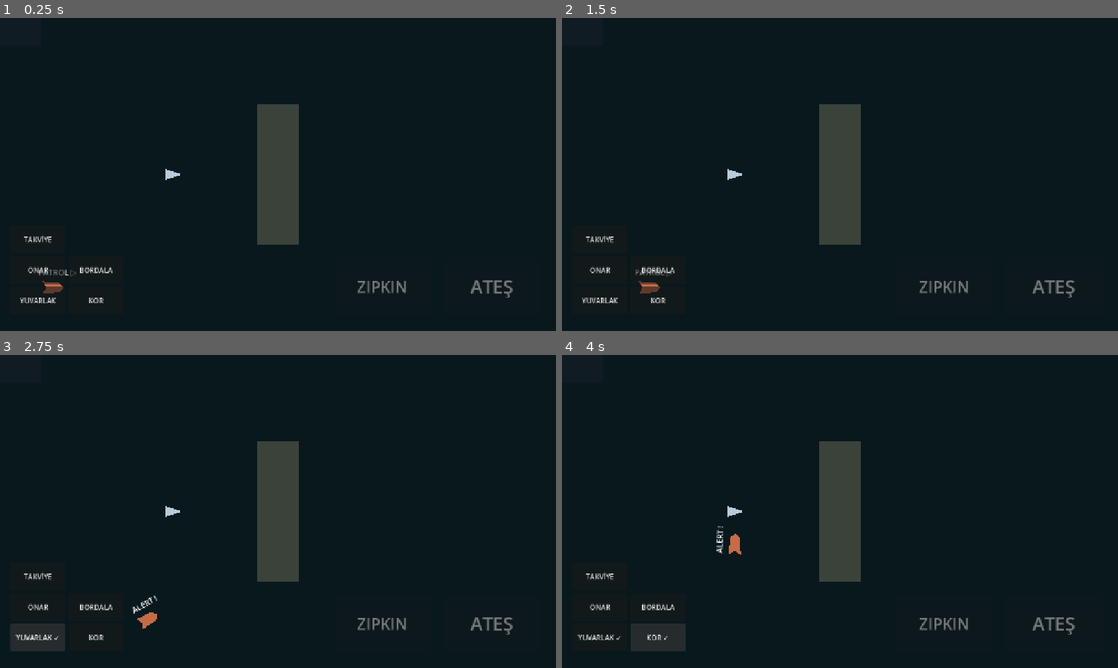
Above: before the commit, frames 1-4 (two rows, left to right).
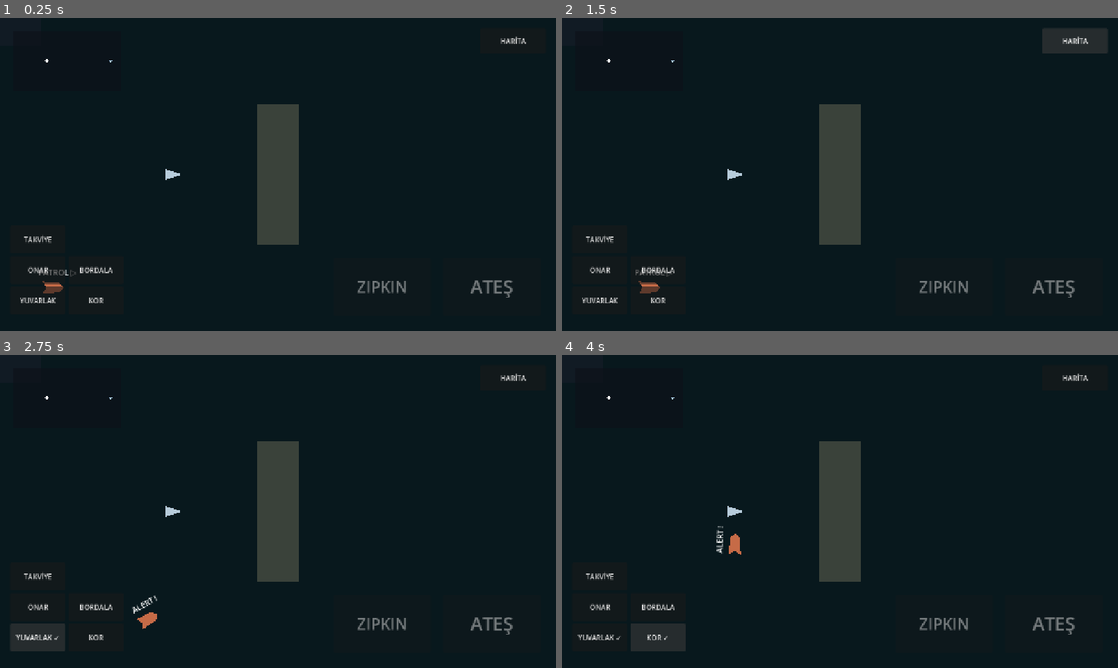
Above: after the commit, the same moments.

Repository: TheOsmanYILDIRIM/SeaCraft
Game: Godot game, scene res://src/presentation/bootstrap.tscn
Same seed, same stepped clock (60 frames per second), same inputs: the game is played once before the commit and once after it.
Inputs (mouse positions are in pixels of both pictures, inside the frame that each line leads up to):
- Up to frame 1 (0.25 s): no input
- Up to frame 2 (1.5 s): click (1073, 39) at 0.5 s, where only the run after the commit has a clickable "HARİTA"; click (1073, 39) at 1.25 s, where only the run after the commit has a clickable "KAPAT"
- Up to frame 3 (2.75 s): click "YUVARLAK" at 2 s
- Up to frame 4 (4 s): click "YUVARLAK ✓" at 2.75 s; click "KOR" at 3.5 s

The runs differ from the first frame. In frame 1, less than 0.1% of the frame differs, in the area x 8-95%, y 5-15%; in frame 2, 0.9%, in the area x 8-98%, y 3-15%; in frame 3, less than 0.1%; in frame 4, less than 0.1%.

Commit message:
feat(core03): wire runtime rebinding and lightweight maps into gameplay

Diff:
--- a/src/presentation/bootstrap.gd
+++ b/src/presentation/bootstrap.gd
@@ -27,6 +27,10 @@
 var _pending_loot_state: Dictionary = {}
 var _pending_combat: Dictionary = {}
 var _core_buttons: Array[CombatFireButton] = []
+var _map_overlay: SectorMapOverlay
+var _map_button: Button
+var _world_map_open := false
+var _sector_geometry: Node2D
 const ROUND_AMMO := "ammo.core_round"
 const EMBER_AMMO := "ammo.core_ember"
 const CORE_STOCK := {CoreCombatRules.ROUND: 40, CoreCombatRules.EMBER: 20, CoreCombatRules.STOWED: 8}
@@ -90,6 +94,13 @@
 	if _fire_control == null:
 		_block_boot({"status": "combat_setup_failed"})
 		return
+	var brains: Array[NpcBrain] = []
+	if _npc_brain != null:
+		brains.append(_npc_brain)
+	if not _world.bind_runtime(SectorRuntimeBinding.new(_combat, _loot, _world_objects, brains)):
+		_block_boot({"status": "sector_runtime_binding_failed"})
+		return
+	_setup_map_ui()
 	print(BOOT_MARKER)
 
 
@@ -102,6 +113,8 @@
 		_combat.advance_tick()
 	var position_now := _ship_motor.global_position
 	_world.active().move_entity(FoundationSector.PLAYER, position_now)
+	if _map_overlay != null:
+		_map_overlay.set_player_world_position(position_now)
 	if _npc_motor != null and _combat != null and _combat.is_alive(PRACTICE_TARGET):
 		_world.active().move_entity(PRACTICE_TARGET, _npc_motor.global_position)
 	if _npc_brain != null:
@@ -160,11 +173,22 @@
 	cannon.reload_seconds = 1.25
 	cannon.accuracy = 0.92
 	cannon.crit_chance = 0.15
-	if not sector.navigation.accessible(PRACTICE_POSITION) or not sector.register_entity(PRACTICE_TARGET, PRACTICE_POSITION):
-		push_error("VS-02 NPC placement failed")
-		return
-	if not _combat.register(FoundationSector.PLAYER, "faction.player", 100.0, cannon) or not _combat.register(PRACTICE_TARGET, "faction.practice_hostile", 75.0, null, 4.0, 0.05):
-		push_error("VS-02 combat roster setup failed")
+	var practice_active := sector.sector_id == FoundationSector.ID
+	var practice_position := sector.entity_position(PRACTICE_TARGET)
+	if practice_active and not practice_position.is_finite():
+		if not sector.navigation.accessible(PRACTICE_POSITION) or not sector.register_entity(PRACTICE_TARGET, PRACTICE_POSITION):
+			push_error("VS-02 NPC placement failed")
+			return
+		practice_position = PRACTICE_POSITION
+	if not _combat.register(FoundationSector.PLAYER, "faction.player", 100.0, cannon):
+		push_error("VS-02 player combat roster setup failed")
+		return
+	if practice_active:
+		if not _combat.register(PRACTICE_TARGET, "faction.practice_hostile", 75.0, null, 4.0, 0.05):
+			push_error("VS-02 combat roster setup failed")
+			return
+	elif not _combat.register_dormant(PRACTICE_TARGET, "faction.practice_hostile", 75.0, FoundationSector.ID, PRACTICE_POSITION):
+		push_error("VS-02 dormant combat roster setup failed")
 		return
 
 	_npc_motor = ShipMotor.new()
@@ -173,7 +197,7 @@
 	_npc_motor.collision_mask = FoundationSector.COAST_LAYER
 	_npc_motor.process_physics_priority = -1
 	add_child(_npc_motor)
-	_npc_motor.global_position = PRACTICE_POSITION
+	_npc_motor.global_position = practice_position if practice_position.is_finite() else PRACTICE_POSITION
 
 	_practice_marker = Polygon2D.new()
 	_practice_marker.polygon = PackedVector2Array([
@@ -229,7 +253,9 @@
 		return
 	if _pending_combat.has("npc_motion"):
 		var motion: Variant = _pending_combat["npc_motion"]
-		if not ShipMotor.valid_save_motion(motion) or not sector.move_entity(PRACTICE_TARGET, Vector2(motion["x"], motion["y"])):
+		if not ShipMotor.valid_save_motion(motion):
+			return
+		if practice_active and not sector.move_entity(PRACTICE_TARGET, Vector2(motion["x"], motion["y"])):
 			return
 		_npc_motor.restore_save_motion(motion)
 	if _pending_combat.has("npc_ai") and not _npc_brain.restore_state(_pending_combat["npc_ai"]):
@@ -238,11 +264,9 @@
 		return
 	if not _ai_scheduler.register_brain(_npc_brain, (NPC_TUNING as NpcAiTuning).decision_interval_ticks, 0):
 		return
-	if not _combat.is_alive(PRACTICE_TARGET):
+	if _combat.hull(PRACTICE_TARGET) <= 0.0:
 		_npc_brain.mark_sunk()
-		_npc_motor.set_physics_process(false)
-		_practice_marker.hide()
-		_npc_presenter.hide()
+	_sync_sector_local_presentation()
 	_loot.drop_created.connect(_on_loot_drop_created)
 	_loot.drop_claimed.connect(_on_loot_drop_claimed)
 
@@ -469,24 +493,106 @@
 		return
 	_last_attempt_ms = Time.get_ticks_msec()
 	var loot_state := _loot.snapshot_state() if _loot != null else SaveSnapshot.empty_loot_state()
-	var authority_state: Dictionary = {}
+	var authority_state: Dictionary = {"sector_world": _world.snapshot_state(FoundationSector.PLAYER)}
 	if _combat != null and _npc_brain != null:
-		authority_state = {
+		authority_state.merge({
 			"combat": _combat.snapshot_state(),
 			"npc_motion": _npc_motor.capture_save_motion(),
 			"npc_ai": _npc_brain.persistence_state(),
 			"scheduler": _ai_scheduler.snapshot_state(),
 			"world": _world_objects.snapshot_state() if _world_objects != null else {"objects": [], "claimed_ids": [], "processed_spawns": []},
-		}
+		}, true)
 	var dto := _save_service.create_snapshot(sector, FoundationSector.PLAYER, _ship_motor, _streams, SaveSnapshot.LOCAL, _session_id, loot_state, authority_state)
 	save_status = _save_service.save_if_dirty(dto)
 
 
 
+func request_sector_transition(gate_id: String) -> Dictionary:
+	if _world == null or active_sector() == null:
+		return {"accepted": false, "reason": "no_active_sector", "from_sector": "", "to_sector": "", "gate_id": gate_id, "entry_anchor": ""}
+	_world.active().move_entity(FoundationSector.PLAYER, _ship_motor.global_position)
+	var result := _world.request_transition(_authority, FoundationSector.PLAYER, gate_id)
+	if not result["accepted"]:
+		return result
+	_ship_motor.global_position = _world.active().entity_position(FoundationSector.PLAYER)
+	_ship_motor.cancel_target()
+	_build_sector_geometry(_world.active())
+	_sync_sector_local_presentation()
+	if _map_overlay != null:
+		_map_overlay.configure_minimap(_world.active().presentation_snapshot(), _ship_motor.global_position)
+	_save_service.mark_dirty()
+	request_checkpoint()
+	return result
+
+
+func _sync_sector_local_presentation() -> void:
+	if _npc_motor == null or _combat == null:
+		return
+	var active_now := _combat.is_alive(PRACTICE_TARGET)
+	_npc_motor.set_physics_process(active_now)
+	if active_now:
+		var position := _world.active().entity_position(PRACTICE_TARGET)
+		if position.is_finite():
+			_npc_motor.global_position = position
+		_practice_marker.show()
+		_npc_presenter.show()
+	else:
+		_practice_marker.hide()
+		_npc_presenter.hide()
+
+
+func _setup_map_ui() -> void:
+	_map_overlay = SectorMapOverlay.new()
+	_map_overlay.name = "Core03MapOverlay"
+	_map_overlay.mouse_filter = Control.MOUSE_FILTER_STOP
+	$UI.add_child(_map_overlay)
+	_map_overlay.configure_minimap(_world.active().presentation_snapshot(), _ship_motor.global_position)
+	_map_button = Button.new()
+	_map_button.name = "Core03MapButton"
+	_map_button.text = "HARİTA"
+	_map_button.focus_mode = Control.FOCUS_NONE
+	_map_button.mouse_filter = Control.MOUSE_FILTER_STOP
+	_map_button.pressed.connect(_toggle_world_map)
+	$UI.add_child(_map_button)
+	get_viewport().size_changed.connect(_layout_map_ui)
+	_layout_map_ui()
+
+
+func _toggle_world_map() -> void:
+	_world_map_open = not _world_map_open
+	var input: GameplayInputController = $InputController
+	input.set_world_input_blocked(_world_map_open)
+	if _world_map_open:
+		_map_overlay.configure_world(_world.world_graph_snapshot(), _world.active().sector_id)
+	else:
+		_map_overlay.configure_minimap(_world.active().presentation_snapshot(), _ship_motor.global_position)
+	_map_overlay.set_world_view(_world_map_open)
+	_map_button.text = "KAPAT" if _world_map_open else "HARİTA"
+	_layout_map_ui()
+
+
+func _layout_map_ui() -> void:
+	if _map_overlay == null or _map_button == null:
+		return
+	var viewport_size := get_viewport_rect().size
+	const SAFE_MARGIN := 24.0
+	if _world_map_open:
+		_map_overlay.position = Vector2(SAFE_MARGIN, SAFE_MARGIN)
+		_map_overlay.size = (viewport_size - Vector2(SAFE_MARGIN * 2.0, SAFE_MARGIN * 2.0)).max(Vector2(160, 120))
+	else:
+		_map_overlay.position = Vector2(SAFE_MARGIN, SAFE_MARGIN)
+		_map_overlay.size = Vector2(260, 150).min(viewport_size - Vector2(SAFE_MARGIN * 2.0, SAFE_MARGIN * 2.0))
+	_map_button.size = Vector2(150, 58)
+	_map_button.position = Vector2(maxf(SAFE_MARGIN, viewport_size.x - _map_button.size.x - SAFE_MARGIN), SAFE_MARGIN)
+
+
 func _build_sector_geometry(sector: SectorRuntime) -> void:
+	if _sector_geometry != null:
+		_sector_geometry.queue_free()
 	var geometry := Node2D.new()
 	geometry.name = "ActiveSectorGeometry"
 	geometry.z_index = -1
+	_sector_geometry = geometry
 	add_child(geometry)
 	_add_rectangle(geometry, sector.bounds, Color(0.035, 0.095, 0.115))
 	for obstacle in sector.navigation.obstacle_rects():
--- a/src/presentation/map/sector_map_overlay.gd
+++ b/src/presentation/map/sector_map_overlay.gd
@@ -10,6 +10,7 @@
 var _player_world := Vector2.ZERO
 var _pan := Vector2.ZERO
 var _zoom := 1.0
+var _touch := TouchGestureInterpreter.new()
 
 
 func configure_world(snapshot: Dictionary, active_sector_id: String) -> void:
@@ -36,6 +37,7 @@
 	_mode = Mode.WORLD if open else Mode.MINIMAP
 	_pan = Vector2.ZERO
 	_zoom = 1.0
+	_touch.reset()
 	queue_redraw()
 
 
@@ -63,8 +65,21 @@
 	if event == null or not visible:
 		return
 	var consumed := false
-	if _mode == Mode.WORLD and event is InputEventScreenDrag:
-		consumed = apply_pan(event.relative)
+	if _mode == Mode.WORLD and event is InputEventScreenTouch:
+		var gestures := _touch.press(event.index, event.position) if event.pressed else _touch.release(event.index, event.position)
+		for gesture: Dictionary in gestures:
+			if gesture["kind"] == "pan":
+				apply_pan(Vector2(gesture["delta_x"], gesture["delta_y"]))
+			elif gesture["kind"] == "zoom":
+				apply_zoom(float(gesture["factor"]))
+		consumed = true
+	elif _mode == Mode.WORLD and event is InputEventScreenDrag:
+		for gesture: Dictionary in _touch.drag(event.index, event.position):
+			if gesture["kind"] == "pan":
+				apply_pan(Vector2(gesture["delta_x"], gesture["delta_y"]))
+			elif gesture["kind"] == "zoom":
+				apply_zoom(float(gesture["factor"]))
+		consumed = true
 	elif _mode == Mode.WORLD and event is InputEventMouseMotion and (event.button_mask & MOUSE_BUTTON_MASK_MIDDLE) != 0:
 		consumed = apply_pan(event.relative)
 	elif _mode == Mode.WORLD and event is InputEventMouseButton and event.pressed:
